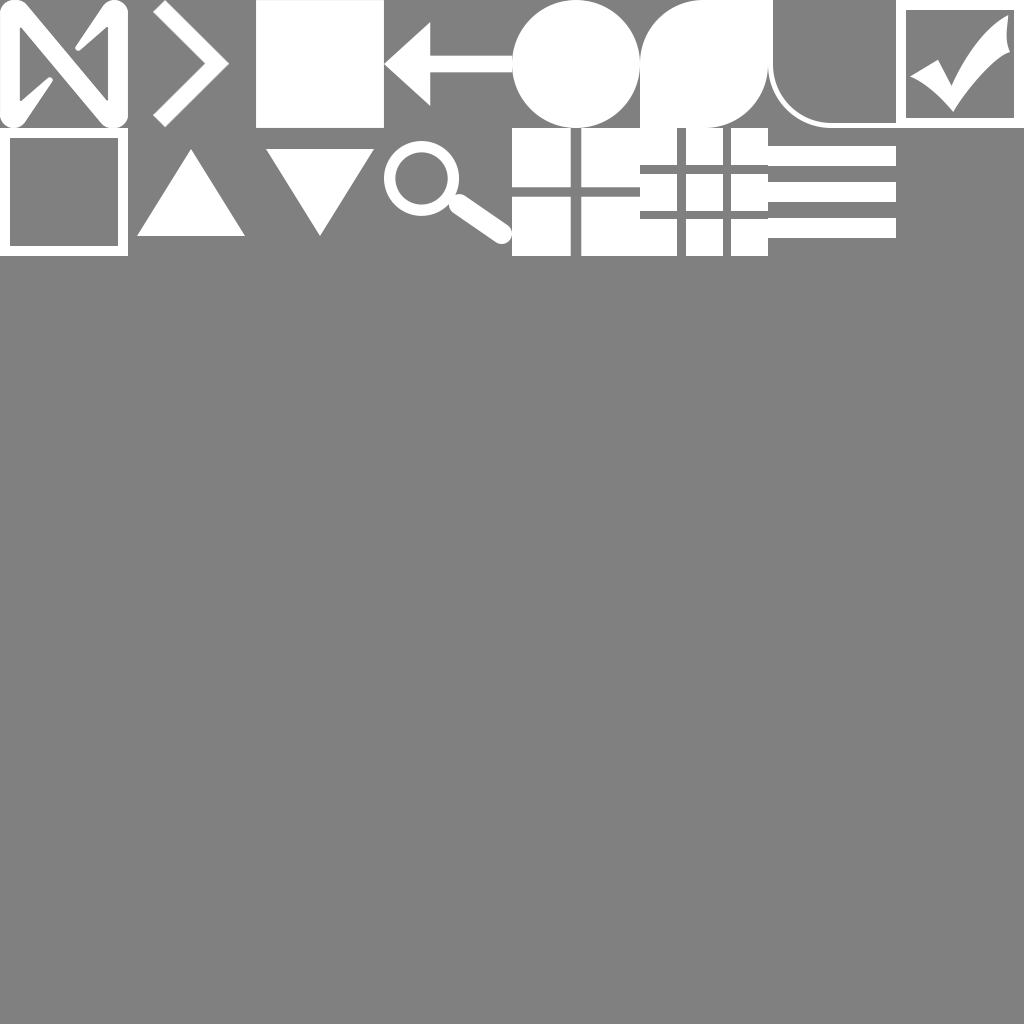
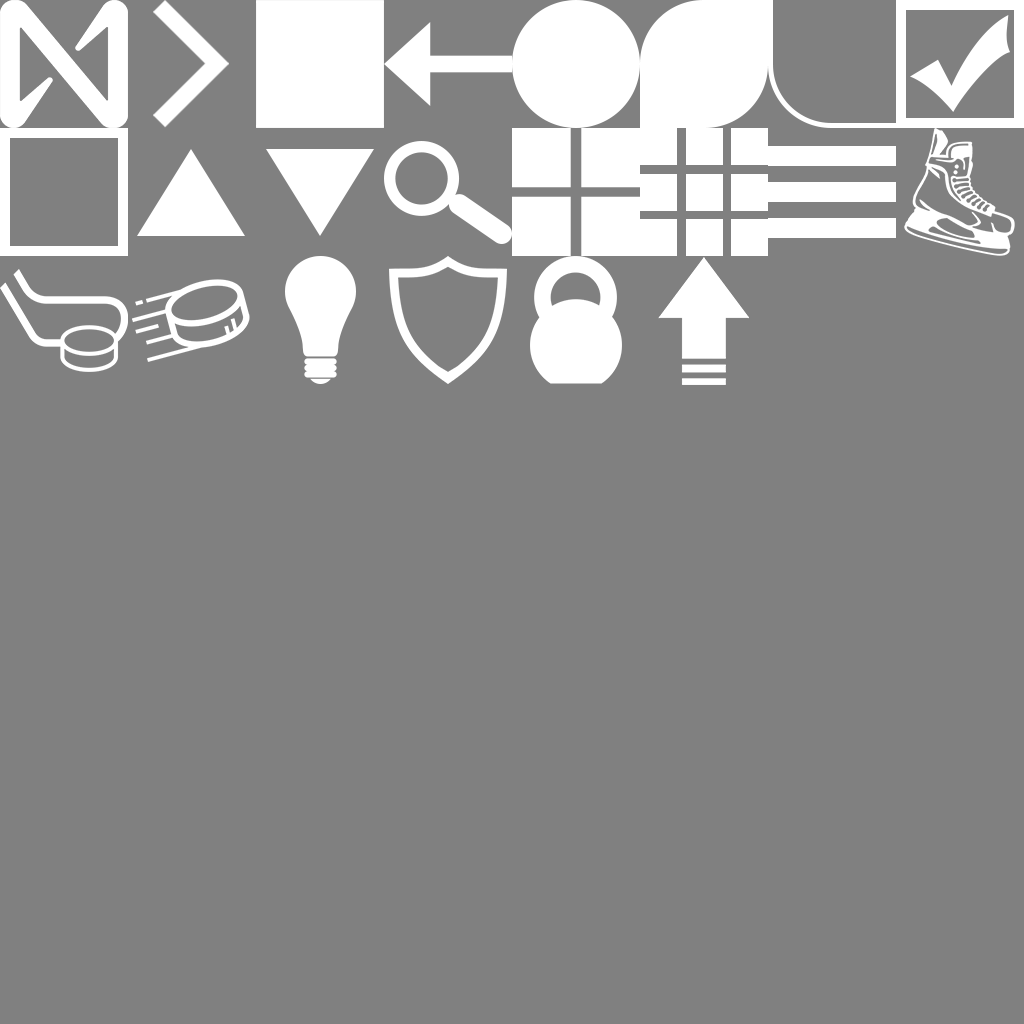
Comparing the layer stacks of the two 1024 × 1024 images. Changes:
added layer "Exclude" above "Untitled-1" over [389, 256, 507, 384]
added layer "Untitled-1" above "Group 38" over [658, 257, 749, 385]
added layer "Group 38" above "Light Bulb 1 1" over [530, 256, 622, 384]
added layer "Light Bulb 1 1" above "Puck moving" over [285, 256, 356, 384]
added layer "Puck moving" above "Stick and puck" over [132, 279, 250, 362]
added layer "Stick and puck" above "Mask group" over [0, 269, 128, 372]
added layer "Mask group" above "Rectangle 1" over [904, 128, 1015, 256]
